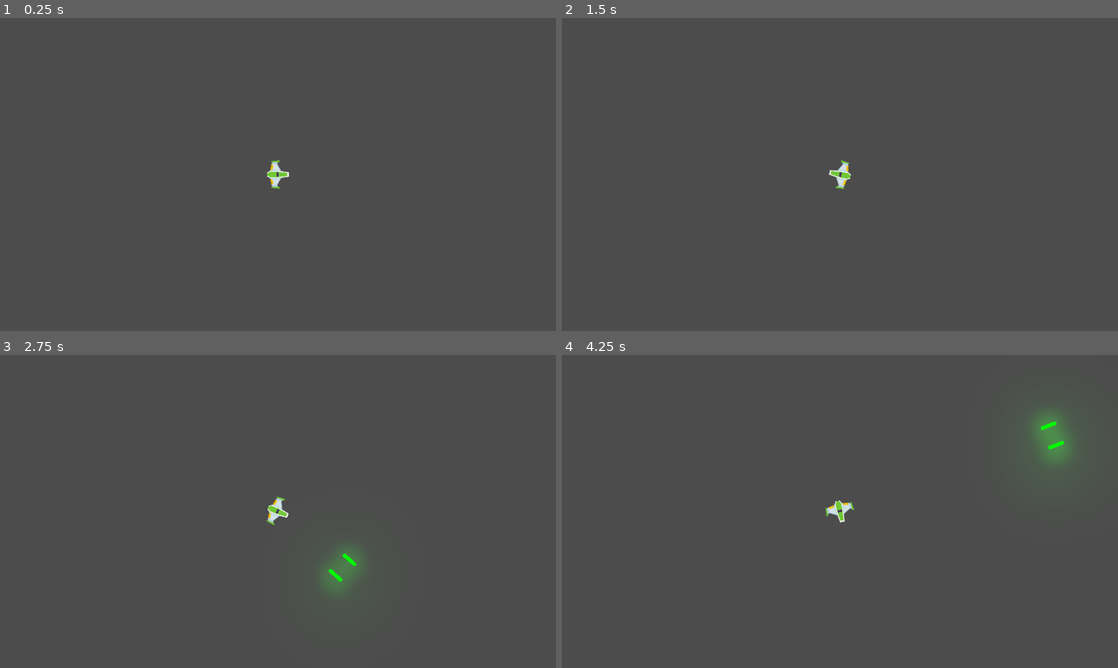
Above: before the commit, frames 1-4 (two rows, left to right).
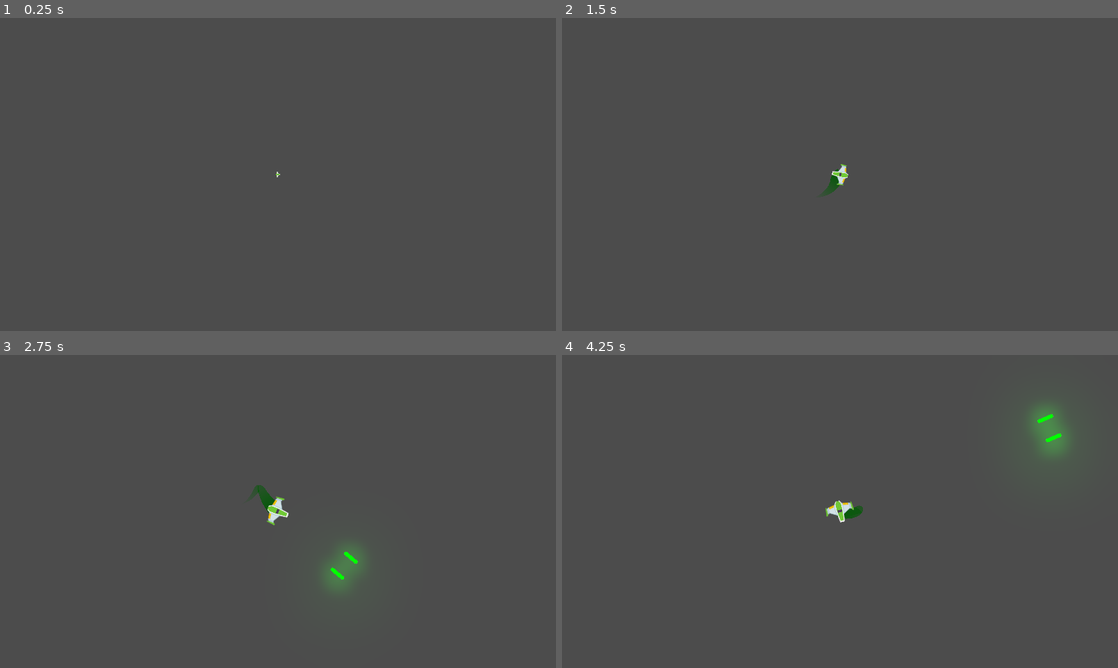
Above: after the commit, the same moments.

Repository: elSaddy9/Pixel_Lab_Etapa_3
Game: Godot game, scene res://Juego/Niveles/NivelTest.tscn
Same seed, same stepped clock (60 frames per second), same inputs: the game is played once before the commit and once after it.
Inputs:
- Up to frame 1 (0.25 s): no input
- Up to frame 2 (1.5 s): tap Enter at 0.5 s; hold Up (Adelante) 0.53-1.28 s; hold Left (Antihorario) 0.53-1.28 s; tap Right (Horario) at 0.8, 1.35 s; hold Down (Atras) from 1.28 s (still down)
- Up to frame 3 (2.75 s): tap W (disparo_principal) at 1.55 s; release Down (Atras) at 2.03 s; hold Up (Adelante) from 2.03 s (still down); hold W (disparo_principal) from 2.03 s (still down); tap Left (Antihorario) at 2.3 s
- Up to frame 4 (4.25 s): release W (disparo_principal) at 2.78 s; tap Left (Antihorario) at 2.85 s; tap Right (Horario) at 3.05 s; release Up (Adelante) at 3.53 s; hold Down (Atras) from 3.53 s (still down); hold Right (Horario) from 3.53 s (still down); tap W (disparo_principal) at 3.8 s

The runs differ from the first frame. In frame 1, 0.2% of the frame differs, in the area x 48-52%, y 45-55%; in frame 2, 0.2%; in frame 3, 0.3%, in the area x 45-65%, y 41-73%; in frame 4, 0.3%.
Error before the commit: Invalid call. Nonexistent function 'sonido_on' in base 'AudioStreamPlayer2D (Motor.gd)'. (res://Juego/Naves/Player/Player.gd:37)

Commit message:
pixelLab de la 6 a 6.2

Diff:
--- /dev/null
+++ b/Juego/Naves/Player/CollisionShape2D.tscn
@@ -0,0 +1,9 @@
+[gd_scene load_steps=2 format=2]
+
+[sub_resource type="CircleShape2D" id=1]
+radius = 31.1448
+
+[node name="CollisionShape2D" type="CollisionShape2D"]
+shape = SubResource( 1 )
+
+[node name="Tween" type="Tween" parent="."]
--- a/Juego/Naves/Player/Estela/Trail2D.tscn
+++ b/Juego/Naves/Player/Estela/Trail2D.tscn
@@ -16,4 +16,5 @@
 gradient = SubResource( 2 )
 joint_mode = 2
 script = ExtResource( 1 )
+is_emitting = true
 lifetime = 0.6
--- a/Juego/Naves/Player/Motor.gd
+++ b/Juego/Naves/Player/Motor.gd
@@ -1,2 +1,36 @@
 class_name Motor
 extends AudioStreamPlayer2D
+
+##Atributos esport
+export var tiempoTrancision:float = 0.6
+export var volumenApagado:float = -30.0
+
+##Atributos onready
+onready var tween_sonido:Tween = $Tween
+
+##Atributos
+var volumenOriginal:float
+
+func _ready() -> void:
+	volumenOriginal = volume_db
+	volume_db = volumenApagado
+
+func sonido_on()->void:
+	if not playing:
+		play()
+	efecto_transicion(volume_db,volumenOriginal)
+
+func sonido_off()->void:
+	efecto_transicion(volume_db,volumenApagado)
+
+func efecto_transicion(desde_vol:float,hasta_vol:float)->void:
+	tween_sonido.interpolate_property(
+		self,
+		"volume_db",
+		desde_vol,
+		hasta_vol,
+		tiempoTrancision,
+		Tween.TRANS_LINEAR,
+		Tween.EASE_OUT_IN
+	)
+	tween_sonido.start()
--- a/Juego/Naves/Player/Motor.tscn
+++ b/Juego/Naves/Player/Motor.tscn
@@ -7,5 +7,7 @@
 stream = ExtResource( 1 )
 bus = "Disparo"
 script = ExtResource( 2 )
+tiempoTrancision = 0.3
+volumenApagado = -50.0
 
 [node name="Tween" type="Tween" parent="."]
--- a/Juego/Naves/Player/Player.gd
+++ b/Juego/Naves/Player/Player.gd
@@ -1,30 +1,56 @@
 class_name Player
 extends RigidBody2D
 
+##Enums
+enum ESTADO {SPAWNEANDO, VIVO,INVENCIBLE, MUERTO}
 
 ##Atributos export
 export var potencia_motor:int = 20
 export var potencia_rotacion:int = 100
 export var estela_maxima:int = 150
+export var puede_pulsar:bool = true
+
 
 ##Atributos onready
 onready var canion:Canion = $Canion
 onready var laser:RayoLaser = $LaserBeam2D
 onready var estela:Estela = $EstelaPocision/Trail2D
 onready var motor_sfx:Motor = $Motor
-
+onready var colisionador: CollisionShape2D = $CollisionShape2D
+onready var animacion:AnimationPlayer = $AnimationPlayer
 ##Atributos
 var empuje:Vector2 = Vector2.ZERO
 var dir_rotacion:int = 0
+var estado_actual:int = ESTADO.SPAWNEANDO
 
 
 
 # Called when the node enters the scene tree for the first time.
 func _ready():
-	pass # Replace with function body.
-
+	_on_AnimationPlayer_animation_finished("spawn")
+##Metodos custom
+func controlador_estados(nuevo_estado:int)->void:
+	match nuevo_estado:
+		  ESTADO.SPAWNEANDO:
+					colisionador.set_deferred("disabled",true)
+					canion.set_puede_disparar(false)
+		  ESTADO.VIVO:
+					colisionador.set_deferred("disabled",false)
+					canion.set_puede_disparar(true)
+		  ESTADO.INVENCIBLE:
+					colisionador.set_deferred("disabled",true)
+		  ESTADO.MUERTO:
+					colisionador.set_deferred("disabled",true)
+					canion.set_puede_disparar(true)
+					queue_free()
+		  _:
+					printerr("Error de estado")
+	estado_actual = nuevo_estado
 ##Metodos
 func _unhandled_input(event: InputEvent) -> void:
+	if not esta_input_activo():
+		return
+
 	if 	Input.is_action_just_pressed("Laser"):
 		laser.set_is_casting(true)
 
@@ -49,23 +75,35 @@
 	player_input()
 
 func player_input():
-	#Empuje
-	empuje = Vector2.ZERO
-	if Input.is_action_pressed("Adelante"):
-		empuje = Vector2(potencia_motor,0)
-	elif Input.is_action_pressed("Atras"):
-		empuje = Vector2(-potencia_motor,0)
+		if not esta_input_activo():
+			return
+		#Empuje
+		empuje = Vector2.ZERO
+		if Input.is_action_pressed("Adelante"):
+			empuje = Vector2(potencia_motor,0)
+		elif Input.is_action_pressed("Atras"):
+			empuje = Vector2(-potencia_motor,0)
 
-	#Rotacion
-	dir_rotacion= 0
-	if Input.is_action_pressed("Horario"):
-		dir_rotacion +=1
-	elif Input.is_action_pressed("Antihorario"):
-		dir_rotacion-=1
+		#Rotacion
+		dir_rotacion= 0
+		if Input.is_action_pressed("Horario"):
+			dir_rotacion +=1
+		elif Input.is_action_pressed("Antihorario"):
+			dir_rotacion-=1
 
-	#Disparo
-	if Input.is_action_pressed("disparo_principal"):
-		canion.set_esta_disparando(true)
+		#Disparo
+		if Input.is_action_pressed("disparo_principal"):
+			canion.set_esta_disparando(true)
 
-	if Input.is_action_just_released("disparo_principal"):
-		canion.set_esta_disparando(false)
+		if Input.is_action_just_released("disparo_principal"):
+			canion.set_esta_disparando(false)
+
+func esta_input_activo()->bool:
+	if estado_actual in [ESTADO.SPAWNEANDO,ESTADO.MUERTO]:
+		return false
+	return true
+
+##Señales internas
+func _on_AnimationPlayer_animation_finished(anim_name:String)->void:
+	if anim_name == "spawn":
+		controlador_estados(ESTADO.VIVO)
--- a/Juego/Naves/Player/Player.tscn
+++ b/Juego/Naves/Player/Player.tscn
@@ -11,8 +11,40 @@
 [sub_resource type="PhysicsMaterial" id=2]
 friction = 0.0
 
-[sub_resource type="CircleShape2D" id=1]
-radius = 31.1448
+[sub_resource type="CircleShape2D" id=3]
+radius = 31.0644
+
+[sub_resource type="Animation" id=4]
+resource_name = "default"
+length = 0.001
+tracks/0/type = "value"
+tracks/0/path = NodePath("Sprite:scale")
+tracks/0/interp = 1
+tracks/0/loop_wrap = true
+tracks/0/imported = false
+tracks/0/enabled = true
+tracks/0/keys = {
+"times": PoolRealArray( 0 ),
+"transitions": PoolRealArray( 1 ),
+"update": 0,
+"values": [ Vector2( 1, 1 ) ]
+}
+
+[sub_resource type="Animation" id=5]
+resource_name = "spawn"
+length = 1.6
+tracks/0/type = "value"
+tracks/0/path = NodePath("Sprite:scale")
+tracks/0/interp = 1
+tracks/0/loop_wrap = true
+tracks/0/imported = false
+tracks/0/enabled = true
+tracks/0/keys = {
+"times": PoolRealArray( 0, 0.6, 0.8, 1, 1.2, 1.4, 1.6 ),
+"transitions": PoolRealArray( 1, 1, 1, 1, 1, 1, 1 ),
+"update": 0,
+"values": [ Vector2( 0, 0 ), Vector2( 0.5, 0.5 ), Vector2( 0.7, 0.7 ), Vector2( 0.5, 0.5 ), Vector2( 0.7, 0.7 ), Vector2( 0.5, 0.5 ), Vector2( 1, 1 ) ]
+}
 
 [node name="Player" type="RigidBody2D"]
 z_index = 50
@@ -24,21 +56,12 @@
 linear_damp = 4.0
 script = ExtResource( 2 )
 
-[node name="EstelaPocision" type="Position2D" parent="."]
-position = Vector2( -24, 0 )
-
-[node name="Trail2D" parent="EstelaPocision" instance=ExtResource( 6 )]
-position = Vector2( -23, 0 )
-scale = Vector2( 2.21538, 6.5 )
-points = PoolVector2Array( 0, 0, 19.1673, 0, 32, 0 )
-target_path = NodePath("..")
-
 [node name="Sprite" type="Sprite" parent="."]
 rotation = 1.5708
 texture = ExtResource( 1 )
 
 [node name="CollisionShape2D" type="CollisionShape2D" parent="."]
-shape = SubResource( 1 )
+shape = SubResource( 3 )
 
 [node name="Canion" parent="." instance=ExtResource( 3 )]
 proyectil = ExtResource( 5 )
@@ -57,5 +80,22 @@
 cast_to = Vector2( 58, 1 )
 
 [node name="Motor" parent="." instance=ExtResource( 7 )]
+tiempoTrancision = 0.5
+
+[node name="EstelaPocision" type="Position2D" parent="."]
+position = Vector2( -6, 0 )
+
+[node name="Trail2D" parent="EstelaPocision" instance=ExtResource( 6 )]
+points = PoolVector2Array( 0, 0, 60, 0 )
+width = 50.0
+lifetime = 1.0
+target_path = NodePath("..")
+
+[node name="ControladorDeEstados" type="Tween" parent="."]
+
+[node name="AnimationPlayer" type="AnimationPlayer" parent="."]
+autoplay = "spawn"
+anims/default = SubResource( 4 )
+anims/spawn = SubResource( 5 )
 
 [editable path="Canion"]
--- a/Juego/Proyectiles/Canion.gd
+++ b/Juego/Proyectiles/Canion.gd
@@ -12,10 +12,14 @@
 onready var disparo_sfx:AudioStreamPlayer = $DisparosSFX
 onready var esta_enfriado:bool = true
 onready var esta_disparando:bool = false setget set_esta_disparando
+onready var puede_disparar:bool = false setget set_puede_disparar
 
 ##Atributos
 var puntos_disparos:Array = []
 ##Setters and Getters
+func set_puede_disparar(duenio_puede:bool)->void:
+	puede_disparar = duenio_puede
+
 func set_esta_disparando(disparando:bool) -> void:
 	esta_disparando = disparando
 func _ready() -> void:
--- a/default_bus_layout.tres
+++ b/default_bus_layout.tres
@@ -1,7 +1,7 @@
 [gd_resource type="AudioBusLayout" format=2]
 
 [resource]
-bus/0/volume_db = -3.32444
+bus/0/volume_db = -7.03483
 bus/1/name = "Disparo"
 bus/1/solo = false
 bus/1/mute = false
Not shown: 1 places in Juego/Naves/Player/Player.tscn that only renumber resources
